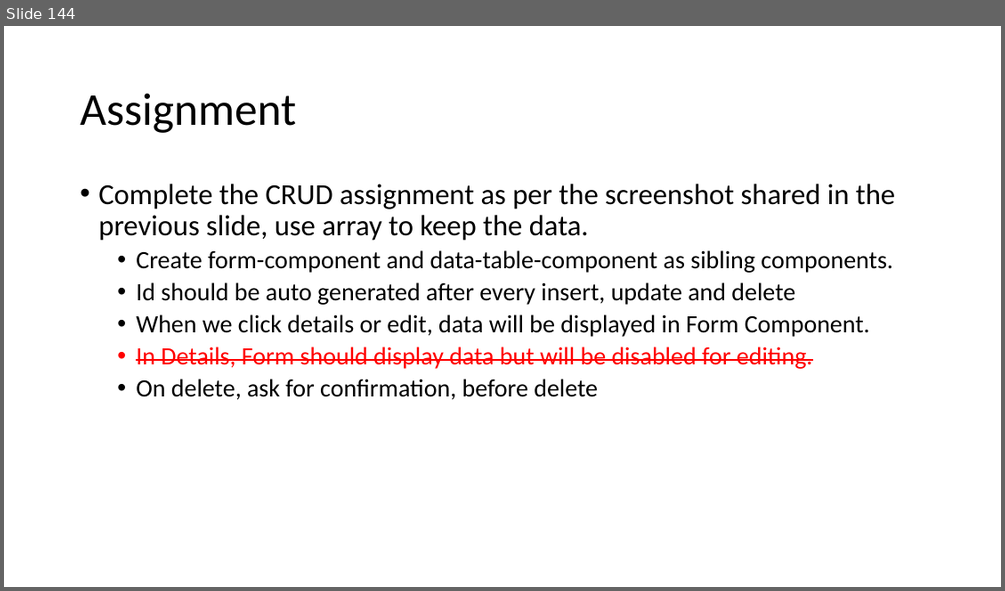
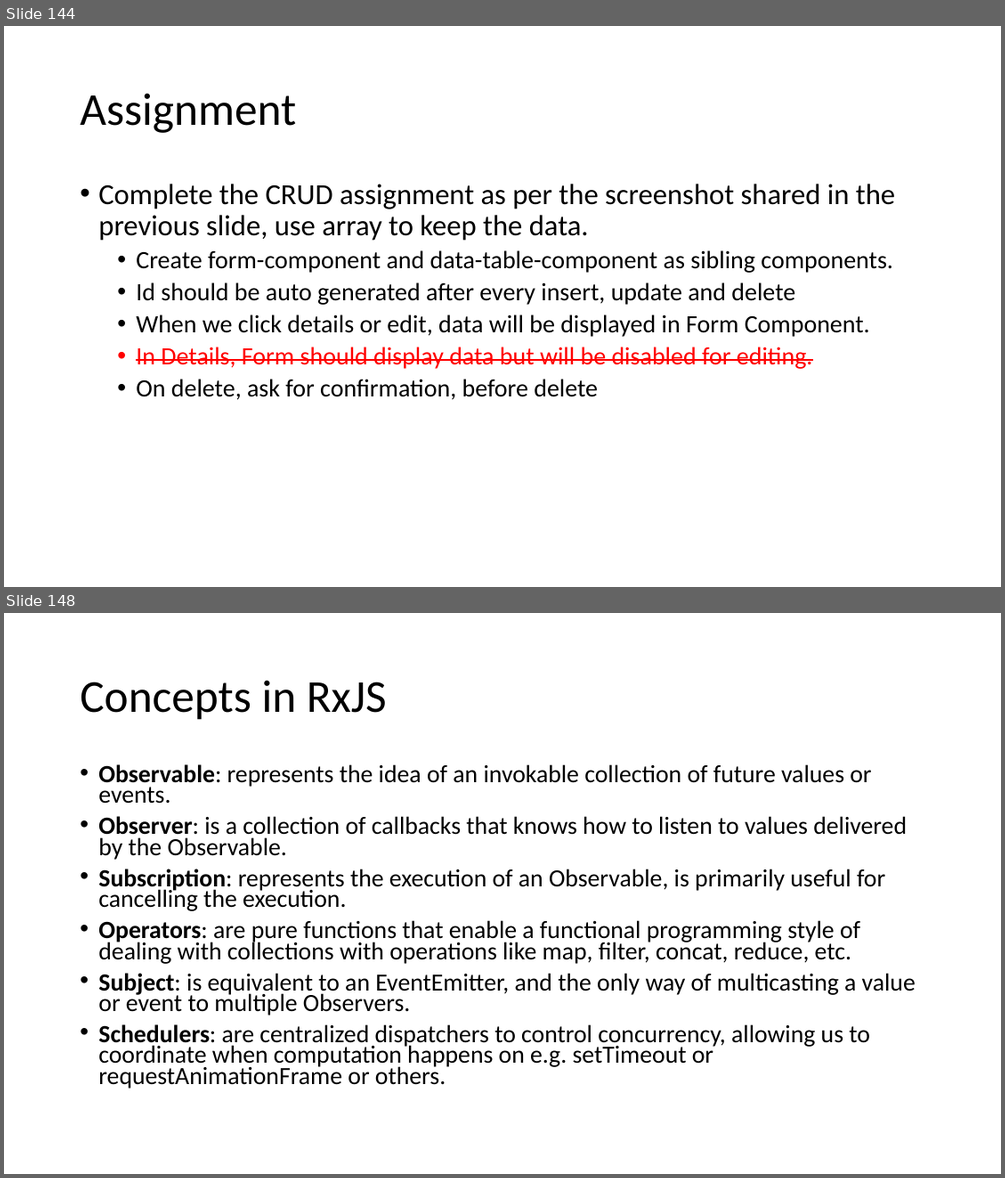
Before and after one commit to explore-with-manish/BFL_Byte_Jul23, a slide deck: Ng-Byte.pptx. Shown one above the other, each under a label of ours: slide 144 before the commit, slides 144 and 148 after it; the slides between them are not shown. The pictures are 1005x591 and 1005x1178 pixels, drawn with LibreOffice and Linux fonts; fonts in the diff are those of the drawing. Boxes give left, top, right and bottom in pixels: in the first picture for what was removed or moved away, otherwise in the second. Text is boxed around its words. In the diff, an @@ line names an element or a change of style, - is before the commit and + after.

```diff
--- a/Ng-Byte.pptx
+++ b/Ng-Byte.pptx
@@ slide 148 added at box(4, 613, 1001, 1174), background #FFFFFF @@
@@ title added at box(80, 680, 387, 720), 44 pt, text #000000 @@
+Concepts in RxJS
@@ text added at box(98, 764, 915, 1088), 23.8 pt, text #000000 @@
+• Observable: represents the idea of an invokable collection of future values or events.
+• Observer: is a collection of callbacks that knows how to listen to values delivered by the Observable.
+• Subscription: represents the execution of an Observable, is primarily useful for cancelling the execution.
+• Operators: are pure functions that enable a functional programming style of dealing with collections with operations like map, filter, concat, reduce, etc.
+• Subject: is equivalent to an EventEmitter, and the only way of multicasting a value or event to multiple Observers.
+• Schedulers: are centralized dispatchers to control concurrency, allowing us to coordinate when computation happens on e.g. setTimeout or requestAnimationFrame or others.
```
Also in this commit, not shown: 28 other slides added.
